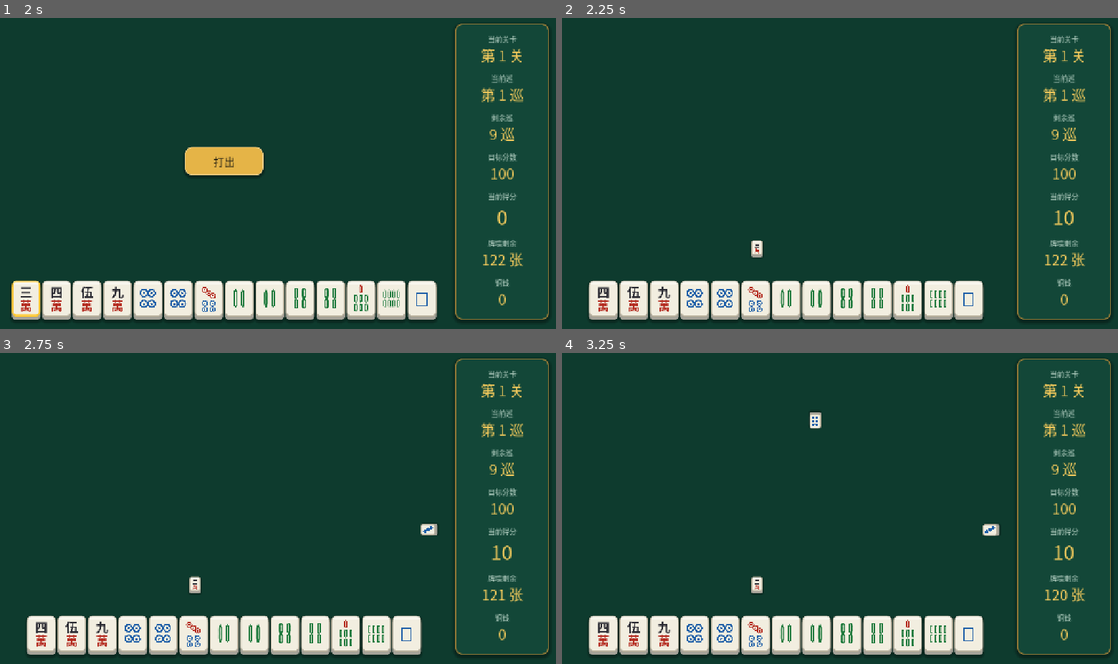
Above: before the commit, frames 1-4 (two rows, left to right).
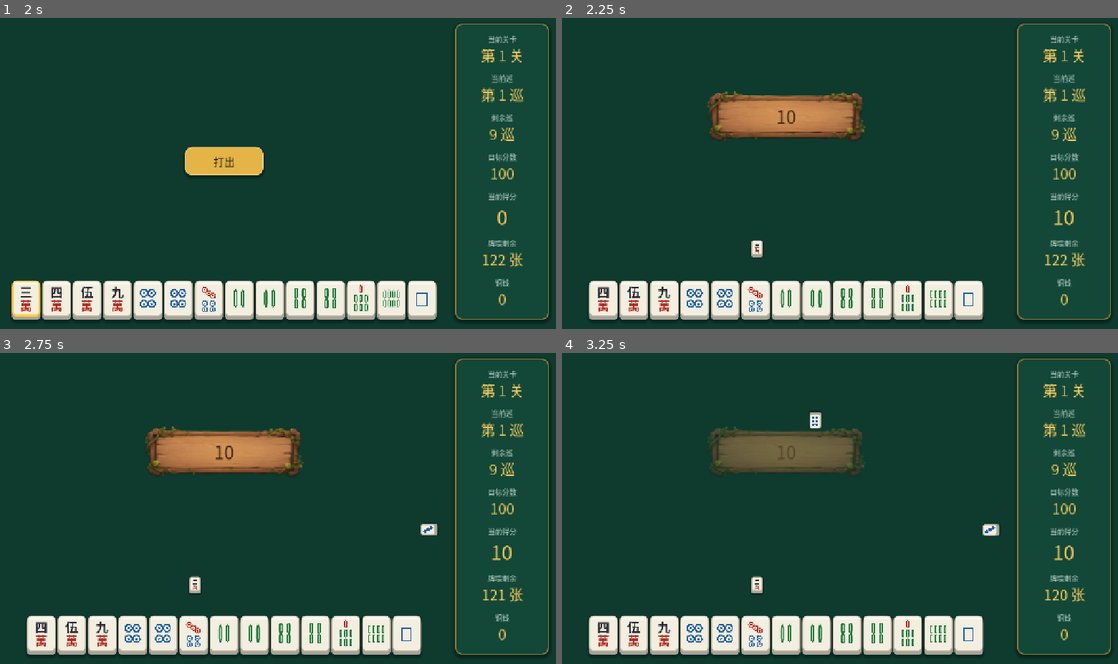
Above: after the commit, the same moments.

Repository: 666666lang/majiang
Game: Godot game, scene res://scenes/menu.tscn
Two runs of this game, one before a commit and one after it. Both use one fixed random seed, a clock stepped at 60 frames per second and the inputs below.
Inputs (mouse positions are in pixels of both pictures, inside the frame that each line leads up to):
- Up to frame 1 (2 s): click "开始游戏" at 0.5 s; click (27, 301) at 1.27 s
- Up to frame 2 (2.25 s): click "打出" at 2 s
- Up to frame 3 (2.75 s): no input
- Up to frame 4 (3.25 s): click (600, 636) at 2.77 s

Frame 1 is identical in both runs. In frame 2, 3.8% of the frame differs, in the area x 26-55%, y 23-40%; in frame 3, 3.9%; in frame 4, 3.6%.

Commit message:
修复：没有花牌生效时飘分板不显示
上一版把飘分板拆成「滑进来」和「收起来」两段之后，没有花牌生效的得分会在同一帧
里就调到收尾逻辑，把刚建好的进场动画掐掉——牌子停在屏幕外、还是全透明的，
玩家什么也看不见。现在没有花牌时改成一条时间线走完：滑进来 → 停 0.8 秒 → 淡出。

测试补上「牌子真的显出来了（透明度 + 滑到位）」，之前只判断 visible 抓不到这个 bug。

Diff:
--- a/scripts/ui/main.gd
+++ b/scripts/ui/main.gd
@@ -475,10 +475,12 @@
 	## 又一次得分会 ++_score_sequence，把上一次没演完的作废。
 	_score_sequence += 1
 	var token := _score_sequence
+	if effects.is_empty():
+		# 没有花牌要演：滑进来 → 停一会儿 → 淡出，一条时间线走完
+		_show_score_popup(start_base, start_multiplier, SCORE_POPUP_HOLD)
+		return
+	# 有花牌：先只负责把牌子滑下来，什么时候收由演完的时候说了算
 	_show_score_popup(start_base, start_multiplier)
-	if effects.is_empty():
-		_dismiss_score_popup()
-		return
 	# 花牌是这一帧刚摆到桌上的，容器的位置还没算出来——先等版面排完再量坐标，
 	# 不然「+1 倍率」会冒到屏幕左上角去
 	await get_tree().process_frame
@@ -653,9 +655,10 @@
 	return null
 
 
-func _show_score_popup(base: int, multiplier: int) -> void:
-	## 飘分板从屏幕上方滑下来落位。数字的变化过程由 _play_score_sequence 驱动，
-	## 这里只负责「亮出底数 × 倍率」和进场动画（收起来看 _dismiss_score_popup）
+func _show_score_popup(base: int, multiplier: int, hold: float = -1.0) -> void:
+	## 飘分板从屏幕上方滑下来落位，亮出「底数 × 倍率」。
+	## hold < 0：只演进场，之后由 _play_score_sequence 跟着花牌往上加、演完再收
+	## hold ≥ 0：进来之后停 hold 秒自己淡出（没有花牌生效时走这条）
 	if _score_popup == null:
 		return
 	_write_score_value(_score_popup_base, base, false)
@@ -672,6 +675,16 @@
 	_score_popup_tween.tween_property(_score_board, "position", Vector2.ZERO, SCORE_POPUP_IN) \
 		.set_trans(Tween.TRANS_CUBIC).set_ease(Tween.EASE_OUT)
 	_score_popup_tween.tween_property(_score_popup, "modulate:a", 1.0, 0.16)
+	if hold < 0.0:
+		return
+	# 自己收尾：等进场滑到位再开始计停留时间（同一帧就把进场掐掉的话，
+	# 牌子会停在屏幕外、还是全透明的，等于没弹）
+	_score_popup_tween.set_parallel(false)
+	_score_popup_tween.tween_interval(hold)
+	_score_popup_tween.tween_property(_score_popup, "modulate:a", 0.0, 0.3)
+	_score_popup_tween.tween_callback(func() -> void:
+		_score_popup.visible = false
+		_score_board.position = Vector2.ZERO)
 
 
 func _dismiss_score_popup(hold: float = SCORE_POPUP_HOLD) -> void:
--- a/tests/test_runner.gd
+++ b/tests/test_runner.gd
@@ -1224,6 +1224,11 @@
 			_check_eq(instance.get("_score_popup_base").text, "10", "界面：飘分板写底数")
 			_check_eq(instance.get("_score_popup_mult").visible, false,
 				"界面：没有倍率就不显示 ×N")
+			# 只判断 visible 是不够的：进场动画被掐掉的话牌子会停在屏幕外、全透明
+			await create_timer(0.4).timeout
+			_check(board.modulate.a > 0.9, "界面：没有花牌生效时飘分板照样真的显出来")
+			_check_eq(instance.get("_score_board").position.y, 0.0,
+				"界面：没有花牌生效时飘分板也滑到位了")
 			var guard := 0
 			while guard < 900:
 				await process_frame
